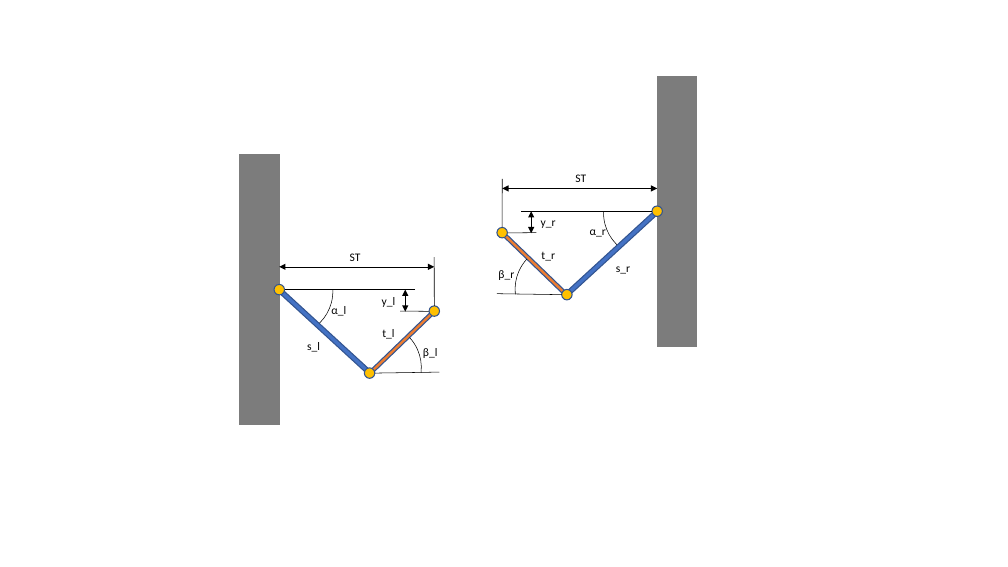
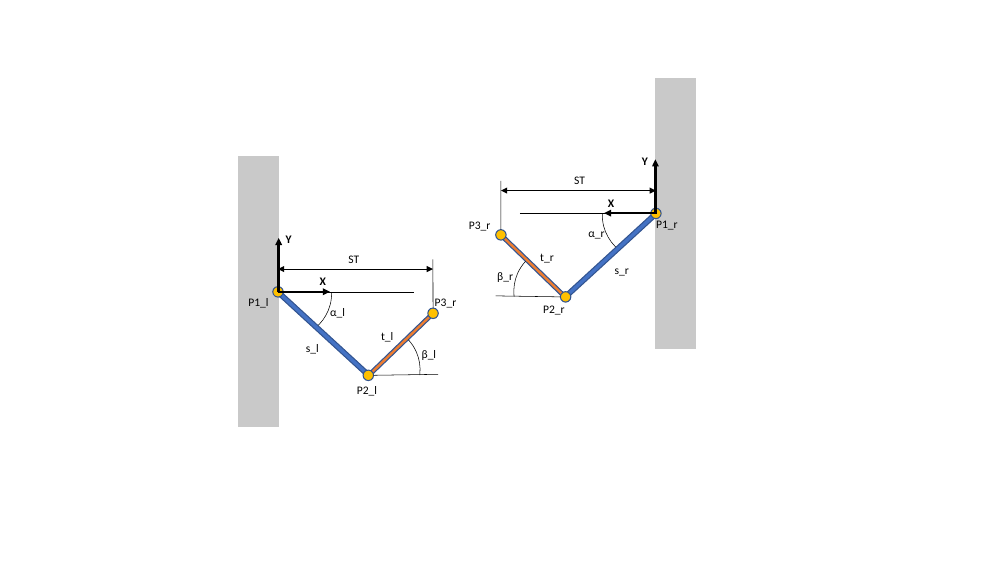
Before and after one commit to JasperBoogers/EngineeringOptimisation, a slide deck: slide 2 of Report/Pictures/Schematics.pptx. Drawn at 1008x567 pixels with LibreOffice and Linux fonts; fonts in the diff are those of the drawing. Boxes give left, top, right and bottom in pixels: in the first picture for what was removed or moved away, otherwise in the second. Text is boxed around its words. In the diff, an @@ line names an element or a change of style, - is before the commit and + after.

```diff
--- a/Report/Pictures/Schematics.pptx
+++ b/Report/Pictures/Schematics.pptx
@@ rectangle at <box>656,79,696,349</box>: fill #7C7C7C to #C9C9C9; outline #7C7C7C 1 pt to #C9C9C9 1 pt @@
@@ rectangle at <box>239,157,278,427</box>: fill #7C7C7C to #C9C9C9; outline #7C7C7C 1 pt to #C9C9C9 1 pt @@
@@ text at <box>286,235,292,243</box>: text changed; bold on @@
-y_l
+Y
@@ text at <box>469,221,491,231</box>: text changed @@
-y_r
+P3_r
@@ group removed at <box>400,211,537,312</box>: 2 lines, 2 double arrows @@
@@ text "α_r": place and size @@
-text "α_r" at <box>590,226,606,237</box>
+text "α_r" at <box>588,231,604,239</box>
@@ group added at <box>248,157,678,396</box>: 8 texts, 4 arrows @@
+P1_r
+P2_r
+X
+X
+Y
+P1_l
+P2_l
+P3_r
```
Also in this commit, not shown: 1 other slide changed, 11 other files.
